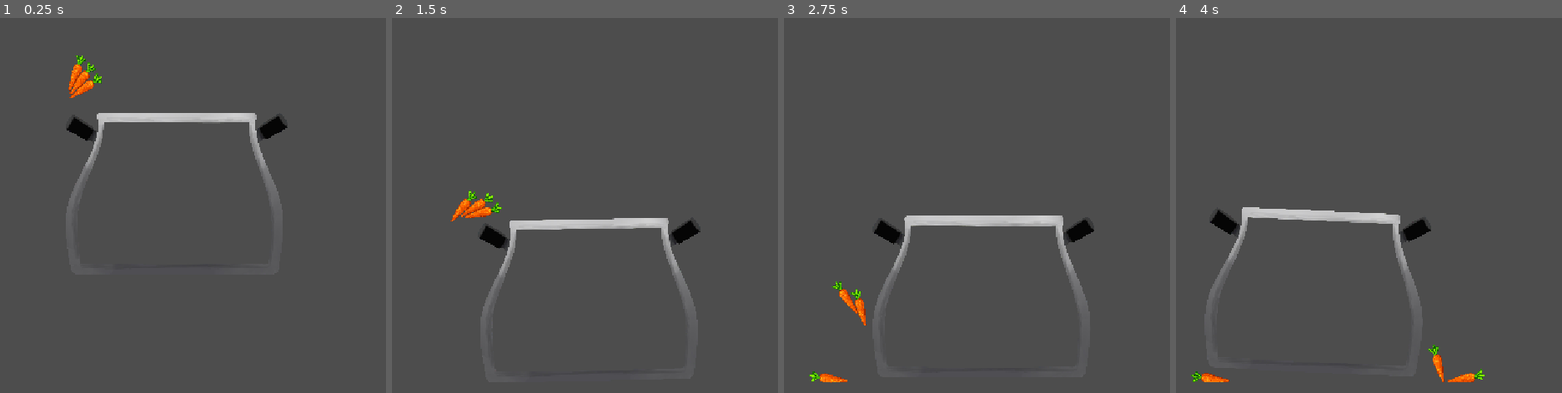
Above: before the commit, frames 1-4 (left to right).
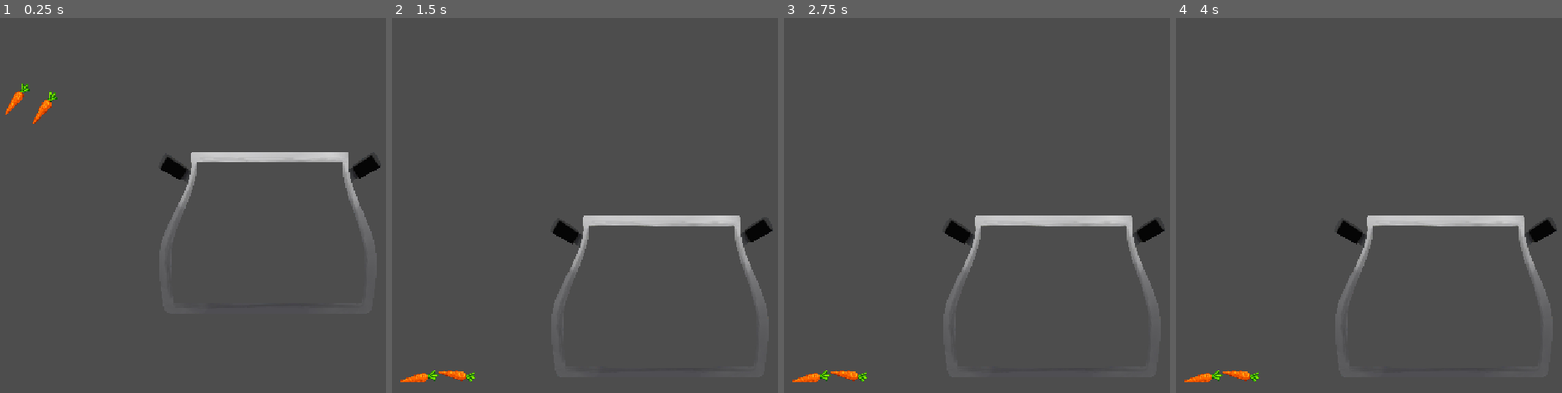
Above: after the commit, the same moments.

Repository: A-Random-Panda/Cataclysmic-Cooking
Game: Godot game, scene res://Scenes/cooking/cooktest.tscn
Same seed, same stepped clock (60 frames per second), same inputs: the game is played once before the commit and once after it. This scene is started directly instead of the project's main scene.
Inputs (mouse positions are in pixels of both pictures, inside the frame that each line leads up to):
- Up to frame 1 (0.25 s): no input
- Up to frame 2 (1.5 s): move the mouse to (476, 201) at 0.52 s; press the mouse at (476, 201) at 0.53 s; move the mouse to (476, 205) at 1.27 s; release the mouse at (476, 205) at 1.28 s; click (476, 205) at 1.35 s
- Up to frame 3 (2.75 s): move the mouse to (841, 310) at 2.02 s; press the mouse at (841, 310) at 2.03 s
- Up to frame 4 (4 s): tap Enter at 2.75 s; move the mouse to (1423, 280) at 2.77 s; release the mouse at (1423, 280) at 2.78 s; click (1423, 280) at 2.85 s; move the mouse to (outside the picture) at 3.52 s; press the mouse at (outside the picture) at 3.53 s

The runs differ from the first frame. In frame 1, 5.6% of the frame differs, in the area x 1-99%, y 10-67%; in frame 2, 4.8%; in frame 3, 4.5%; in frame 4, 5.3%.

Commit message:
carrot bounciness and clamping

Diff:
--- a/Scenes/cooking/carrot_ingredient.tscn
+++ b/Scenes/cooking/carrot_ingredient.tscn
@@ -3,26 +3,27 @@
 [ext_resource type="Script" uid="uid://c525fkhdvxii" path="res://scenes/cooking/scripts/item_physics.gd" id="1_t66bm"]
 [ext_resource type="Texture2D" uid="uid://dynump5svy2j6" path="res://scenes/cooking/assets/carrot.png" id="2_nwyor"]
 
+[sub_resource type="PhysicsMaterial" id="PhysicsMaterial_nwyor"]
+bounce = 0.2
+
 [sub_resource type="RectangleShape2D" id="RectangleShape2D_53td1"]
 size = Vector2(47.5, 59)
 
 [node name="CarrotIngredient" type="RigidBody2D" unique_id=1404512415]
+physics_material_override = SubResource("PhysicsMaterial_nwyor")
+continuous_cd = 1
 script = ExtResource("1_t66bm")
 
 [node name="Sprite" type="Sprite2D" parent="." unique_id=361629709]
-position = Vector2(233, 48)
 scale = Vector2(0.017999938, 0.017999938)
 texture = ExtResource("2_nwyor")
 
 [node name="SelectBox" type="Area2D" parent="." unique_id=520884433]
-position = Vector2(233, 48)
 
 [node name="SelectBoxCollision" type="CollisionShape2D" parent="SelectBox" unique_id=281123249]
-position = Vector2(1.25, 0)
 shape = SubResource("RectangleShape2D_53td1")
 
 [node name="Hitbox" type="CollisionPolygon2D" parent="." unique_id=82306487]
-position = Vector2(233, 48)
 polygon = PackedVector2Array(0, -13, -21, 26, -18, 30, 14, -1, 14, -11, 24, -15, 22, -26, 9, -30, 7, -15)
 
 [connection signal="mouse_entered" from="SelectBox" to="." method="_on_select_box_mouse_entered"]
--- a/Scenes/cooking/cooktest.tscn
+++ b/Scenes/cooking/cooktest.tscn
@@ -12,9 +12,7 @@
 [sub_resource type="RectangleShape2D" id="RectangleShape2D_5man4"]
 size = Vector2(21, 674)
 
-[node name="CookTest" type="Control" unique_id=1069424040]
-layout_mode = 3
-anchors_preset = 0
+[node name="CookTest" type="Node2D" unique_id=113342332]
 
 [node name="StaticBody2D" type="StaticBody2D" parent="." unique_id=936899213]
 
@@ -31,9 +29,10 @@
 shape = SubResource("RectangleShape2D_5man4")
 
 [node name="CarrotIngredient" parent="." unique_id=415818536 instance=ExtResource("1_gqu6d")]
+position = Vector2(169, 97)
 
 [node name="CarrotIngredient2" parent="." unique_id=1586639511 instance=ExtResource("1_gqu6d")]
+position = Vector2(121, 82)
 
 [node name="Pot" parent="." unique_id=188086898 instance=ExtResource("4_noq73")]
-
-[node name="CarrotIngredient3" parent="." unique_id=1076255981 instance=ExtResource("1_gqu6d")]
+position = Vector2(161, 68)
--- a/Scenes/cooking/pot.tscn
+++ b/Scenes/cooking/pot.tscn
@@ -1,6 +1,5 @@
 [gd_scene format=3 uid="uid://bmm1lelw7khd1"]
 
-[ext_resource type="Script" uid="uid://c525fkhdvxii" path="res://scenes/cooking/scripts/item_physics.gd" id="1_ayh8p"]
 [ext_resource type="Texture2D" uid="uid://byawq6k0j7tr2" path="res://scenes/cooking/assets/cooking_pot_front.png" id="2_hd3rk"]
 
 [sub_resource type="RectangleShape2D" id="RectangleShape2D_bjlpf"]
@@ -13,7 +12,6 @@
 input_pickable = true
 contact_monitor = true
 max_contacts_reported = 5
-script = ExtResource("1_ayh8p")
 
 [node name="Sprite2D" type="Sprite2D" parent="RigidBody2D" unique_id=361629709]
 position = Vector2(162.56808, 162.56808)
--- a/Scenes/cooking/scripts/item_physics.gd
+++ b/Scenes/cooking/scripts/item_physics.gd
@@ -1,17 +1,24 @@
 extends RigidBody2D
 
-const X_THROW_STRENGTH: float = 0.8
-const Y_THROW_STRENGTH: float = 0.4
+const X_THROW_STRENGTH: float = 1
+const Y_THROW_STRENGTH: float = 1
+
+const CLAMP_CIRCLE_SHAVE: float = 0.8
 
 var mouse_on: bool = false
 var dragging: bool = false
 var drag_offset: Vector2 = Vector2.ZERO
 var last_mouse_position: Vector2 = Vector2.ZERO
 
+var clamp_vector: Vector2 = Vector2.ZERO
 
 # Called when the node enters the scene tree for the first time.
 func _ready() -> void:
-	pass # Replace with function body.
+	# Calculate the clamping radius
+	var clamp_radius: float = 0
+	for vector: Vector2 in $Hitbox.polygon:
+		clamp_radius = max(clamp_radius, vector.distance_to(Vector2.ZERO)) * CLAMP_CIRCLE_SHAVE
+	clamp_vector = Vector2(clamp_radius, clamp_radius)
 
 
 # Called every frame. 'delta' is the elapsed time since the previous frame.
@@ -23,7 +30,11 @@
 	if dragging and Input.is_action_pressed("left_click"):
 		last_mouse_position = get_global_mouse_position()
 		freeze = true
-		set_global_position(get_global_mouse_position() + drag_offset)
+
+		# Position clamping
+		var target_position: Vector2 = get_global_mouse_position() + drag_offset
+		target_position = target_position.clamp(Vector2.ZERO + clamp_vector, get_viewport_rect().size - clamp_vector)
+		set_global_position(target_position)
 
 	elif dragging:
 		freeze = false
